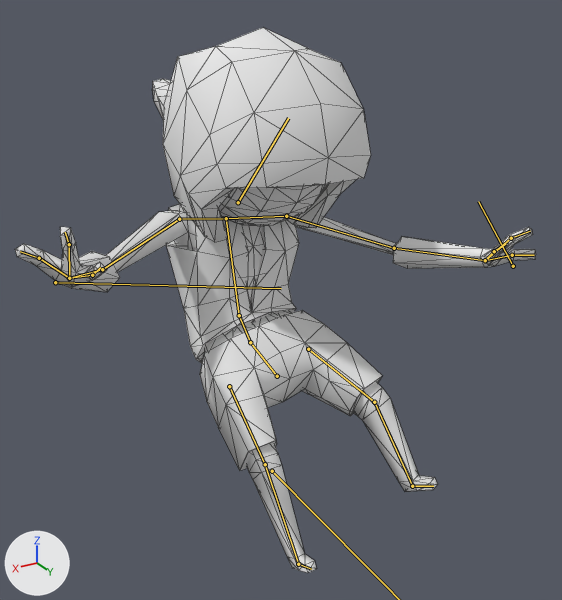
A saved change to the Blender file RPG/RPG/data/assets/units/player/hoodlum.blend.
One viewpoint serves both versions: a camera (50 mm lens) standing at (1.014, 1.743, 1.442) and looking at (-0.059, -0.044, 0.548). Lighting does not change. The marker at lower left points along +X, +Y and +Z. Both versions are drawn at frame 60 of the action 'roll'; the numbers are the values there. The bones that bend it are drawn over the model as lines. Mesh edges are drawn as thin lines.
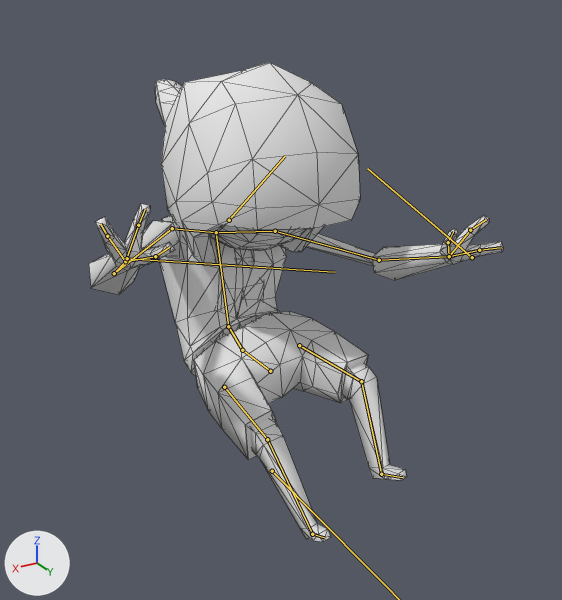
Location of each change, [x1, y1, x2, y2] in pixels of the pictures (562 x 600 px):
'Cube', posed (20% narrower, 12% shorter): before [15, 28, 536, 573]; after [89, 62, 503, 542]
bone 'Hip', root to tip: before (277, 376) to (250, 342); after (270, 371) to (242, 350)
bone 'Thigh_R', root to tip: before (229, 386) to (265, 464); after (224, 387) to (267, 439)
bone 'Shin_R', root to tip: before (265, 464) to (298, 564); after (267, 439) to (312, 534)
bone 'Thigh_L', root to tip: before (308, 349) to (374, 402); after (299, 345) to (361, 381)
bone 'Shin_L', root to tip: before (374, 402) to (412, 486); after (361, 381) to (381, 474)
bone 'Lumbar', root to tip: before (250, 342) to (239, 315); after (242, 350) to (228, 326)
bone 'Chest', root to tip: before (239, 315) to (226, 218); after (228, 326) to (216, 232)
bone 'Shoulder_L', root to tip: before (226, 218) to (286, 216); after (216, 232) to (275, 231)
bone 'UpperArm_L', root to tip: before (286, 216) to (394, 248); after (275, 231) to (379, 260)
bone 'LowerArm_L', root to tip: before (394, 248) to (485, 260); after (379, 260) to (449, 256)
bone 'Shoulder_R', root to tip: before (226, 218) to (179, 219); after (216, 232) to (172, 228)
bone 'UpperArm_R', root to tip: before (179, 219) to (102, 269); after (172, 228) to (114, 273)
bone 'LowerArm_R', root to tip: before (102, 269) to (69, 278); after (114, 273) to (125, 261)
bone 'Head', root to tip: before (238, 202) to (288, 118); after (229, 220) to (285, 156)

The edits, one by one:
Bone 'Hip' (bone_hip) moves from (0.0, -0.15, -0.033) to (0.0, -0.151, 0.004).
Bone 'Hip' (bone_hip) turns from (64, 4, -8) to (83, 7, -10) degrees about its own x, y and z.
Bone 'Thigh_R' (bone_thigh_r) turns from (-7, 0, 0) to (-5, 1, 2) degrees about its own x, y and z.
Bone 'Shin_R' (bone_shin_r) turns from (-24, -1, 0) to (-45, -2, -4) degrees about its own x, y and z.
Bone 'Thigh_L' (bone_thigh_l) turns from (-3, -1, 0) to (-5, -9, -7) degrees about its own x, y and z.
Bone 'Shin_L' (bone_shin_l) turns from (-33, -4, 6) to (-56, 2, 10) degrees about its own x, y and z.
Bone 'Lumbar' (bone_lumbar) turns from (-22, 6, 3) to (-30, 8, 3) degrees about its own x, y and z.
Bone 'Chest' (bone_chest) turns from (-30, 4, 3) to (-40, 6, 4) degrees about its own x, y and z.
Bone 'Shoulder_L' (bone_shoulder_l) turns from (0, 1, 2) to (-1, 1, 3) degrees about its own x, y and z.
Bone 'UpperArm_L' (bone_upperarm_l) turns from (3, -7, -41) to (6, -9, -55) degrees about its own x, y and z.
Bone 'LowerArm_L' (bone_lowerarm_l) turns from (7, 1, -28) to (10, 2, -38) degrees about its own x, y and z.
Bone 'Shoulder_R' (bone_shoulder_r) turns from (9, -1, 3) to (11, -1, 4) degrees about its own x, y and z.
Bone 'UpperArm_R' (bone_upperarm_r) turns from (-2, -8, 25) to (-3, -11, 33) degrees about its own x, y and z.
Bone 'LowerArm_R' (bone_lowerarm_r) turns from (26, -9, 13) to (34, -14, 16) degrees about its own x, y and z.
Bone 'Head' (bone_head) moves from (0.0, -0.021, -0.024) to (0.0, -0.028, -0.032).
Bone 'Head' (bone_head) turns from (-30, 0, 0) to (-40, 0, 0) degrees about its own x, y and z.
